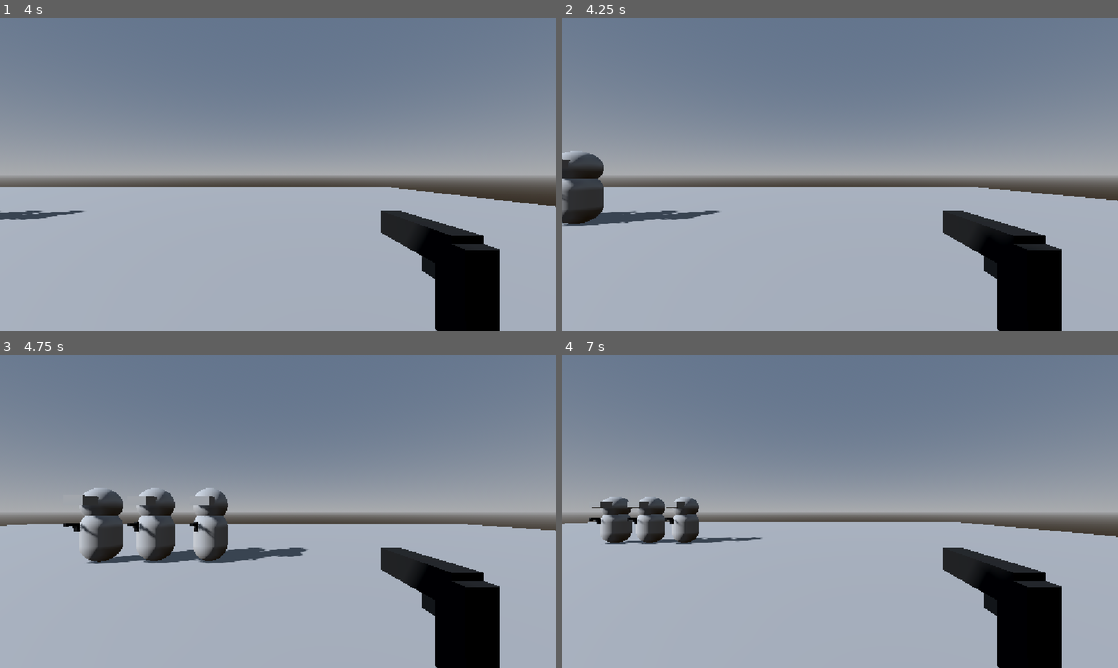
Above: before the commit, frames 1-4 (two rows, left to right).
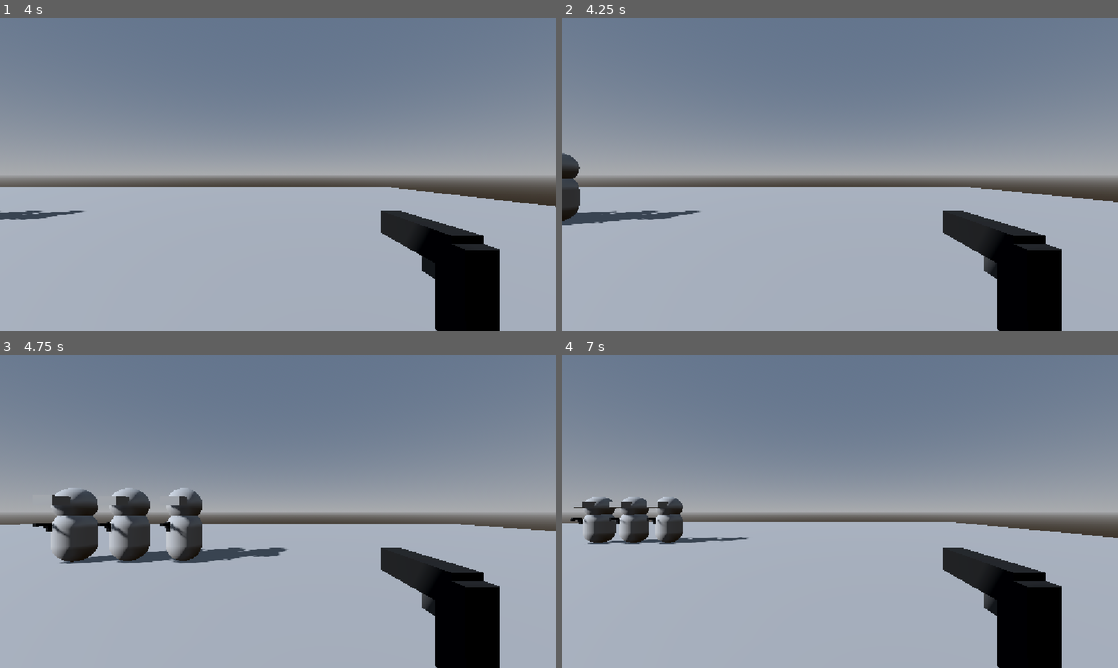
Above: after the commit, the same moments.

Repository: TdoggTH/Barrell-Game
Game: Godot game, scene res://root.tscn
Same seed, same stepped clock (60 frames per second), same inputs: the game is played once before the commit and once after it.
Inputs (mouse positions are in pixels of both pictures, inside the frame that each line leads up to):
- Up to frame 1 (4 s): tap Enter at 0.5 s; move the mouse to (400, 158) at 0.52 s; press the mouse at (400, 158) at 0.53 s; hold D (move_right) 0.53-1.28 s; move the mouse to (166, 190) at 1.27 s; release the mouse at (166, 190) at 1.28 s; hold S (move_back) 1.28-2.03 s; click (166, 190) at 1.35 s; move the mouse to (333, 105) at 2.02 s; press the mouse at (333, 105) at 2.03 s; hold D (move_right) 2.03-2.78 s; move the mouse to (250, 237) at 2.77 s; release the mouse at (250, 237) at 2.78 s; hold W (move_forward) 2.78-3.53 s; click (250, 237) at 2.85 s; move the mouse to (444, 221) at 3.52 s; press the mouse at (444, 221) at 3.53 s; hold A (move_left) from 3.53 s (still down)
- Up to frame 2 (4.25 s): keep holding A (move_left); tap R (reload) at 4.15 s
- Up to frame 3 (4.75 s): keep holding A (move_left); move the mouse to (111, 464) at 4.27 s; release the mouse at (111, 464) at 4.28 s; click (111, 464) at 4.35 s
- Up to frame 4 (7 s): move the mouse to (867, 511) at 5.02 s; release A (move_left) at 5.03 s; press the mouse at (867, 511) at 5.03 s; hold S (move_back) 5.03-5.78 s; move the mouse to (756, 433) at 5.77 s; release the mouse at (756, 433) at 5.78 s; hold D (move_right) 5.78-6.53 s; click (756, 433) at 5.85 s; move the mouse to (962, 495) at 6.52 s; press the mouse at (962, 495) at 6.53 s; hold W (move_forward) from 6.53 s (still down)

Frame 1 is identical in both runs. In frame 2, 1.7% of the frame differs, in the area x 0-100%, y 42-82%; in frame 3, 6.9%; in frame 4, 2.9%.
Error after the commit: Invalid call. Nonexistent function 'reload' in base 'Node3D (gun.gd)'. (res://Player/player.gd:19)

Commit message:
implement the gun in code (not completed)

Diff:
--- a/game-files/Entities/gun.gd
+++ b/game-files/Entities/gun.gd
@@ -1,20 +1,37 @@
 extends Node3D
 
+@export var shooting: Node3D
+@export var shootingTimer: Timer
+
+#How big the gun's mag size is
+@export var magazineSize: int
+
+#How many bullets the gun shoots per minute
+@export var fireRate: int
+
+@export var damage: int
+
+signal shot_someone(damage: int)
 
 # Called when the node enters the scene tree for the first time.
 func _ready() -> void:
-	reload()
 
+	shooting.magazineSize = magazineSize
+
+	var shotsPerSecond: int = fireRate / 60
+
+	shootingTimer.wait_time = shotsPerSecond
+	shootingTimer.stop()
+
+	#reloads the weapon according to the specified previously specified initialisations
+	shooting.reload()
+
+func shoot():
+	if shootingTimer.is_stopped() == true:
+		if shooting.shoot():
+			emit_signal("shot_someone", damage)
+		shootingTimer.start()
 
 # Called every frame. 'delta' is the elapsed time since the previous frame.
 func _process(_delta: float) -> void:
-	if Input.is_action_pressed("shoot"):
-		#i just realised that this needs to be a signal, if this continues that means that all the enemies will shoot at the same time as you LOL
-		translate(Vector3(0,0,0))
-	if Input.is_action_pressed("reload"):
-		#might need to check if reloading is neccessary, like a if ammo != max_ammo
-		reload()
-
-## Reload function spawns all the bullets in the magazine in an invisible state ready to be used
-func reload():
 	pass
--- a/game-files/Entities/gun.tscn
+++ b/game-files/Entities/gun.tscn
@@ -1,6 +1,7 @@
 [gd_scene format=3 uid="uid://cssrijsjd66mp"]
 
 [ext_resource type="Script" uid="uid://c4yefgu2qku35" path="res://Entities/gun.gd" id="1_vk1bi"]
+[ext_resource type="Script" uid="uid://c73iu0rvjlejs" path="res://Entities/shooting.gd" id="2_c8w1f"]
 
 [sub_resource type="StandardMaterial3D" id="StandardMaterial3D_dncql"]
 albedo_color = Color(0.24405202, 0.24405205, 0.24405202, 1)
@@ -28,7 +29,13 @@
 material = SubResource("StandardMaterial3D_2hvgc")
 size = Vector3(0.075, 0.285, 0.3)
 
-[node name="gun" type="Node3D" unique_id=312965893]
+[node name="gun" type="Node3D" unique_id=312965893 node_paths=PackedStringArray("shooting", "shootingTimer")]
+script = ExtResource("1_vk1bi")
+shooting = NodePath("shooting")
+shootingTimer = NodePath("shooting-timer")
+magazineSize = 7
+fireRate = 60
+damage = 10
 
 [node name="shape" type="Node3D" parent="." unique_id=1280421412]
 
@@ -51,4 +58,7 @@
 transform = Transform3D(1, 0, 0, 0, 1, 0, 0, 0, 1, 0, 0.09931931, 0.22757703)
 
 [node name="shooting" type="Node3D" parent="." unique_id=2041790855]
-script = ExtResource("1_vk1bi")
+script = ExtResource("2_c8w1f")
+
+[node name="shooting-timer" type="Timer" parent="." unique_id=217150568]
+one_shot = true
--- /dev/null
+++ b/game-files/Entities/shooting.gd
@@ -0,0 +1,28 @@
+extends Node3D
+
+var magazineSize: int
+var fireRate: int
+
+
+# Called when the node enters the scene tree for the first time.
+func _ready() -> void:
+	print()
+	reload()
+
+# Called every frame. 'delta' is the elapsed time since the previous frame.
+func _process(_delta: float) -> void:
+
+	if Input.is_action_pressed("reload"):
+		#might need to check if reloading is neccessary, like a if ammo != max_ammo
+		reload()
+
+func shoot() -> bool:
+	#Create a ray that comes from a variable(? not created yet) and if the ray intersects with an enemy, return true so the parent method can determine the amount of damage done
+	#return false if no intersection
+	print("shooting from shooting.gd")
+	return true
+
+
+## Reload function spawns all the bullets in the magazine in an invisible state ready to be used
+func reload():
+	pass
--- a/game-files/Player/Player.tscn
+++ b/game-files/Player/Player.tscn
@@ -7,8 +7,9 @@
 
 [sub_resource type="CapsuleMesh" id="CapsuleMesh_pakj4"]
 
-[node name="Player" type="CharacterBody3D" unique_id=50377273]
+[node name="Player" type="CharacterBody3D" unique_id=50377273 node_paths=PackedStringArray("gun")]
 script = ExtResource("1_xhfnw")
+gun = NodePath("gun")
 
 [node name="Pivot" type="Node3D" parent="." unique_id=74817570]
 
@@ -25,3 +26,5 @@
 
 [node name="gun" parent="." unique_id=312965893 instance=ExtResource("2_kpjcp")]
 transform = Transform3D(-1, 0, 8.742278e-08, 0, 1, 0, -8.742278e-08, 0, -1, 0.45440817, 0.47705764, -0.6026857)
+
+[connection signal="shot_someone" from="gun" to="." method="_on_gun_shot_someone"]
--- a/game-files/Player/player.gd
+++ b/game-files/Player/player.gd
@@ -5,11 +5,18 @@
 # The downward acceleration when in the air, in meters per second squared.
 @export var fall_acceleration = 75
 
+@export var gun: Node3D
+
+
 var target_velocity = Vector3.ZERO
 
 func _physics_process(delta):
 
+	if Input.is_action_pressed("shoot"):
+		gun.shoot()
 
+	if Input.is_action_pressed("reload"):
+		gun.reload()
 
 	# We create a local variable to store the input direction.
 	var direction = Vector3.ZERO
Not shown, added: game-files/Entities/shooting.gd.uid
